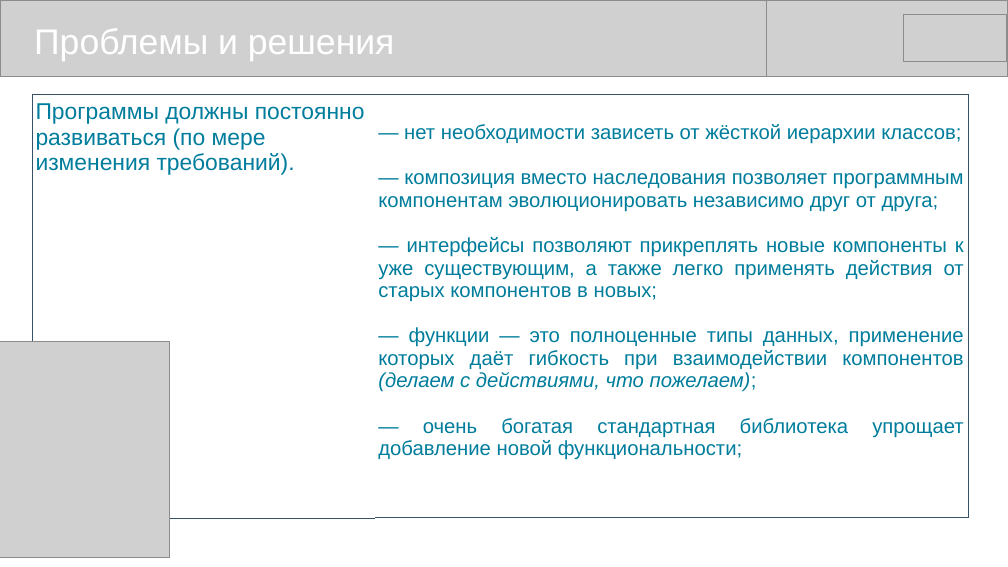
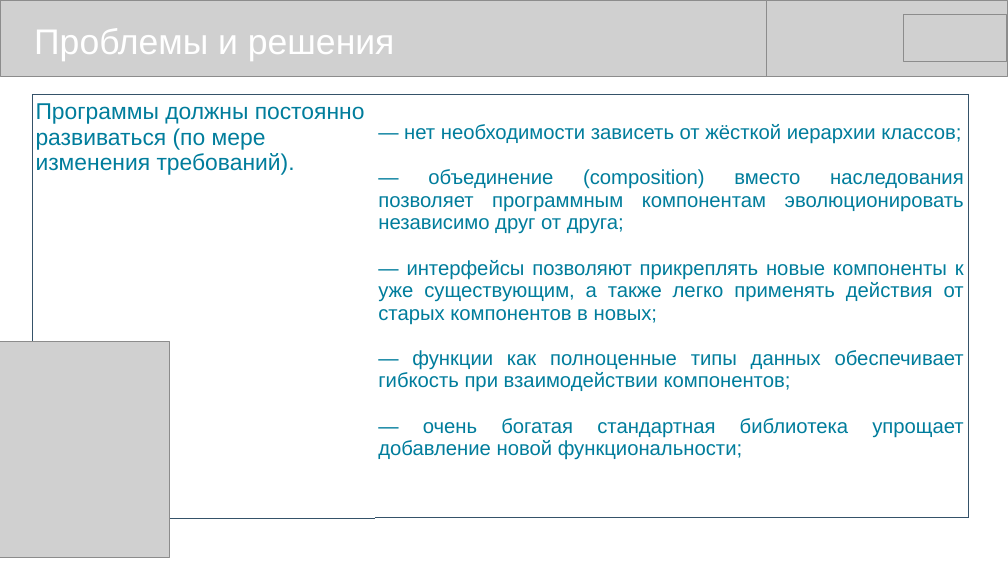
Before and after one commit to mike-shock/Go_language, a slide deck: slide 9 of view/Go_View.odp. Drawn at 1008x567 pixels with LibreOffice and Linux fonts; fonts in the diff are those of the drawing; grey boxes stand for pictures. Boxes give left, top, right and bottom in pixels: in the first picture for what was removed or moved away, otherwise in the second. Text is boxed around its words. In the diff, an @@ line names an element or a change of style, - is before the commit and + after.

```diff
--- a/view/Go_View.odp
+++ b/view/Go_View.odp
@@ table at [32,94,969,486] @@
-row 1, column 2: — нет необходимости зависеть от жёсткой иерархии классов; / — композиция вместо наследования позволяет программным компонентам эволюционировать независимо друг от друга; / — интерфейсы позволяют прикреплять новые компоненты к уже существующим, а также легко применять действия от старых компонентов в новых; / — функции — это полноценные типы данных, применение которых даёт гибкость при взаимодействии компонентов (делаем с действиями, что пожелаем); / — очень богатая стандартная библиотека упрощает добавление новой функциональности;
+row 1, column 2: — нет необходимости зависеть от жёсткой иерархии классов; / — объединение (composition) вместо наследования позволяет программным компонентам эволюционировать независимо друг от друга; / — интерфейсы позволяют прикреплять новые компоненты к уже существующим, а также легко применять действия от старых компонентов в новых; / — функции как полноценные типы данных обеспечивает гибкость при взаимодействии компонентов; / — очень богатая стандартная библиотека упрощает добавление новой функциональности;
```
Also in this commit, not shown: 8 other slides changed, 1 other file.
